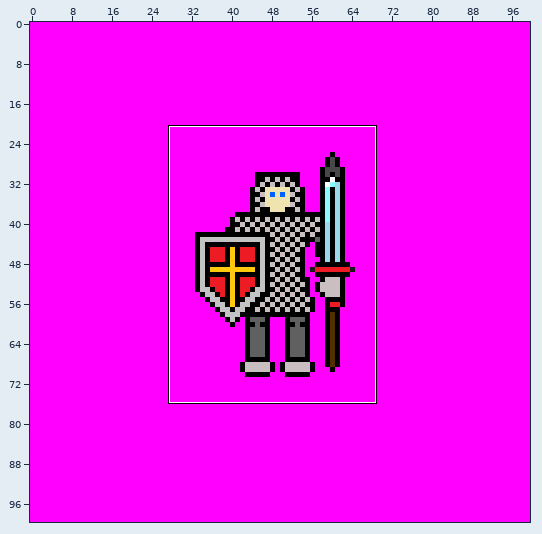
Pixel-art file: resources/images/ase_work/base_idle.ase. The first picture is a wide view before the edit; the outline marks the close-up.
Close-up. As it was:
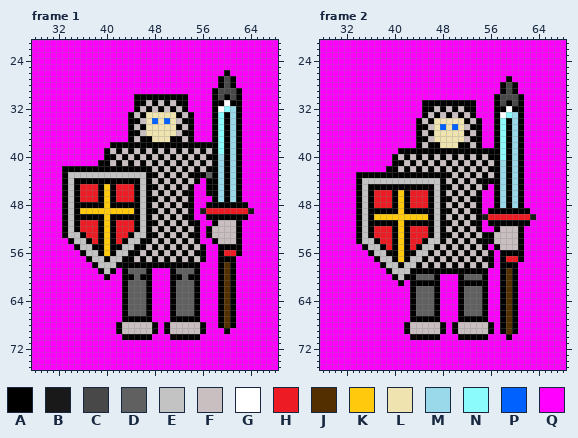
100x100 pixels, 2 frames. Shown: frame 1: x 28..68, y 21..75; frame 2: x 28..68, y 21..75.
Palette (. is transparent): A #000000  B #191919  C #484848  D #606060  E #c3c3c3  F #c9bfc0  G #ffffff  H #ed1c24  J #532f00  K #ffc90e  L #efe4b0  M #99d9ea  N #8cfbfb  P #0061ff  Q #ff00ff
After:
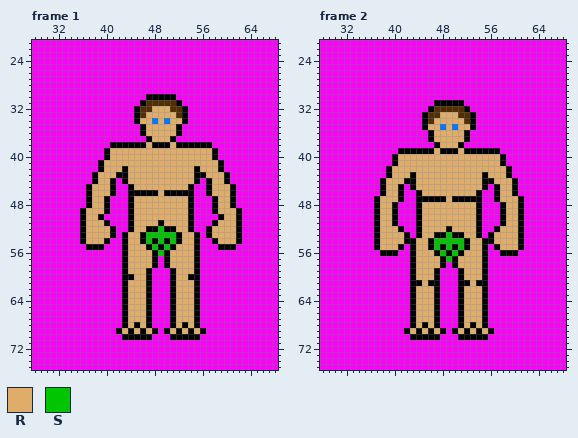
Colours new in this view: R #e0ac69  S #00c500
From old to new:
layer "base - white" added
layer "base - black" added
layer "base - brown" added
layer "base - tan" added
layer "armor 1 - iron" now hidden
layer "armor 2 - chain mail" now hidden
layer "shield" now hidden
layer "spear" now hidden
layer "sword" now hidden
layer "base" removed
colour P: #0061ff -> #0078ff
Changed rows in their new state; - is a pixel that keeps its letter.
Frame 1:
first column x 33:
26 ---------------------------Q----
27 --------------------------QQQ---
28 --------------------------QQQ---
29 -------------------------QQQQQ--
30 ------------QQ-----QQ----QQQQQ--
31 ------------Q-JJJJJ-Q----QQQQQ--
32 -------------JJRRRJJ-----QQQQQ--
33 -----------QAJRRRRRJAQ---QQQQQ--
34 -----------Q-RR-R-RR-Q---QQQQQ--
35 -----------QQ-RRRRR-QQ---QQQQQ--
36 -----------QQARRRRRAQQ---QQQQQ--
37 -----------QQQ-RRR-QQQ---QQQQQ--
38 --------------R---R------QQQQQ--
39 --------RRRRRRRRRRRRRRRRR-QQQQ--
40 --------RRRRRRRRRRRRRRRRR-QQQQ--
41 -------RRRRRRRRRRRRRRRRRRRAQQQ--
42 QQQQQQ-RRR-RRRRRRRRRRR-RRRAQQQ--
43 QQQQQARRRAARRRRRRRRRRR--RRR-QQ--
44 QQQQQ-RR-Q-RRRRRRRRRRR---RR-QQ--
45 QQQQARRR-QQARRRRRRRRR----RRRAQ--
46 QQQQARRR-QQA-A-ARA-A-----RRRAQ--
47 QQQQARRAQQQARRRRRRRRR-----RRAQ--
48 QQQQ-RRAQQQ-RRRRRRRRR---Q-RR-QQ-
49 QQQARRRAQQQARRRRRRRRR--QQARRRAQQ
50 QQQ-RR-QQQQ-RRRRRRRRR---QQ-RR-Q-
51 QQQARRRAQQQARRRRARRRR-Q---RRR---
52 QQQARRRR-QQARR-ASA-RRAQ--RRRR---
53 QQQ-RRRR-QARRASSSSS-RR---RRRR---
54 -QQARRRAQQ-RR-SASASARR----RRR---
55 --QQA--QQQARRRASASARRRAQ-----Q--
56 ---QQQQQQQARRRRASARRRR-Q--QQQQ--
57 ----QQQQQQ-RRRR-Q-RRRRAQ--QQQ---
58 -----QQQQQ-RRRR-Q-RRRR----QQQ---
59 ------QQQ--RRR-----RRR----QQQ---
60 -------Q----RR-----RR-----QQQ---
61 -----------RRR-----RRR----QQQ---
62 -----------RRR-----RRR----QQQ---
63 -----------RRR-----RRR----QQQ---
64 -----------RRR-----RRR----QQQ---
65 -----------RRR-----RRR----QQQ---
66 -----------RRR-----RRR----QQQ---
67 -----------RRR-----RRR----QQQ---
68 ---------QARARAQ-QARARAQ--QQQ---
69 ----------RARAR---RARAR----Q----
Frame 2:
first column x 34:
27 -------------------------Q----
28 ------------------------QQQ---
29 ------------------------QQQ---
30 -----------------------QQQQQ--
31 -----------QQ-----QQ---QQQQQ--
32 -----------Q-JJJJJ-Q---QQQQQ--
33 ------------JJRRRJJ----QQQQQ--
34 ----------QAJRRRRRJAQ--QQQQQ--
35 ----------Q-RR-R-RR-Q--QQQQQ--
36 ----------QQ-RRRRR-QQ--QQQQQ--
37 ----------QQARRRRRAQQ--QQQQQ--
38 ----------QQQ-RRR-QQQ--QQQQQ--
39 -------------R---R------QQQQ--
40 -------RRRRRRRRRRRRRRRRRAQQQ--
41 -------RRRRRRRRRRRRRRRRRAQQQ--
42 ------RRRRRRRRRRRRRRRRRRR-QQ--
43 QQQQQ-RRR-RRRRRRRRRRR-RRR-QQ--
44 QQQQARRRAARRRRRRRRRRR--RRRAQ--
45 QQQQ-RR-Q-RRRRRRRRRRR---RRAQ--
46 QQQQARRAQQARRRRRRRRR----RRAQ--
47 QQQARRRAQQAA-A-RA-A-----RRR---
48 QQQARR-QQQARRRRRRRRR---QARR---
49 QQQ-RR-QQQ-RRRRRRRRR--QQ-RR-Q-
50 QQQARRAQQQARRRRRRRRR-QQQARRAQQ
51 QQQ-RR-QQQ-RRRRRRRRR--QQ-RR-Q-
52 QQQARRRAQQARRRRARRRR----RRR---
53 QQQARRRR-QARRA-SA-RRAQ-RRRR---
54 QQQ-RRRR-ARRASSSSS-RR--RRRR---
55 -QQARRRAQARRASASASARR---RRR---
56 --QQA--QQ-RRRASASARRRAQ----Q--
57 ---QQQQQQARRRRASARRRR-Q-QQQQ--
58 ----QQQQQARRRR-Q-RRRRAQ-QQQ---
59 -----QQQQ-RRR-QQQ-RRR---QQQ---
60 ------QQQ-RRR-----RRR---QQQ---
61 -------Q---R-------R----QQQ---
62 ----------RRR-----RRR---QQQ---
63 ----------RRR-----RRR---QQQ---
64 ----------RRR-----RRR---QQQ---
65 ----------RRR-----RRR---QQQ---
66 ----------RRR-----RRR---QQQ---
67 ----------RRR-----RRR---QQQ---
68 --------QARARAQ-QARARAQ-QQQ---
69 ---------RARAR---RARAR--QQQ---
70 -------------------------Q----
Pixel boxes of the changes (left, top, right, bottom) in both close-ups:
changed: (62, 70, 254, 334)
changed: (356, 76, 536, 340)
